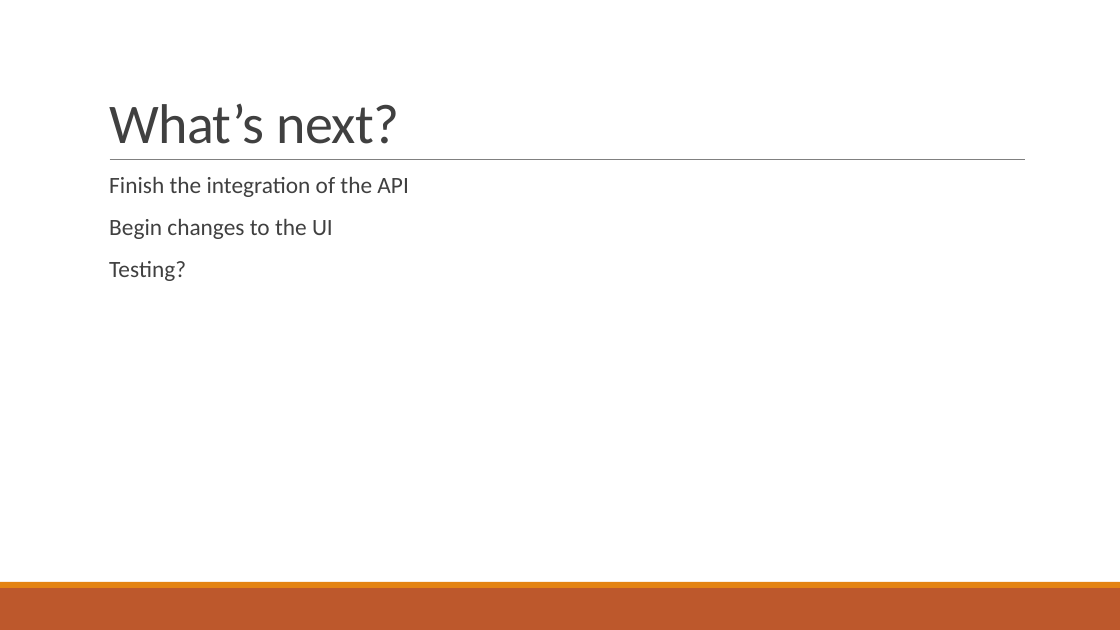
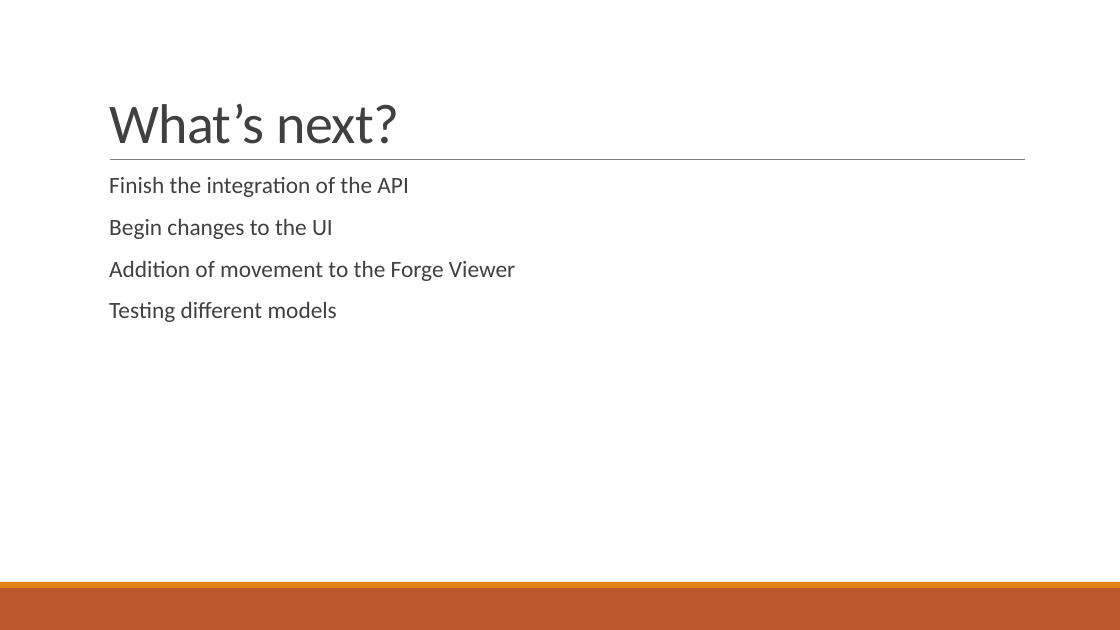
Before and after one commit to gonsalvg/Capstone-Forge-App, a slide deck: slide 27 of Project Documents/Progress Report 2/Progress report.pptx (slide 23 before the commit). Drawn at 1120x630 pixels with LibreOffice and Linux fonts; fonts in the diff are those of the drawing. Boxes give left, top, right and bottom in pixels: in the first picture for what was removed or moved away, otherwise in the second. Text is boxed around its words. In the diff, an @@ line names an element or a change of style, - is before the commit and + after.

Commit message:
Added more slides

```diff
--- a/Project Documents/Progress Report 2/Progress report.pptx
+++ b/Project Documents/Progress Report 2/Progress report.pptx
@@ text at (109, 261, 515, 322): text changed @@
-  Testing?
+  Addition of movement to the Forge Viewer
+  Testing different models
```
Also in this commit, not shown: 2 other slides changed, 4 slides added.
